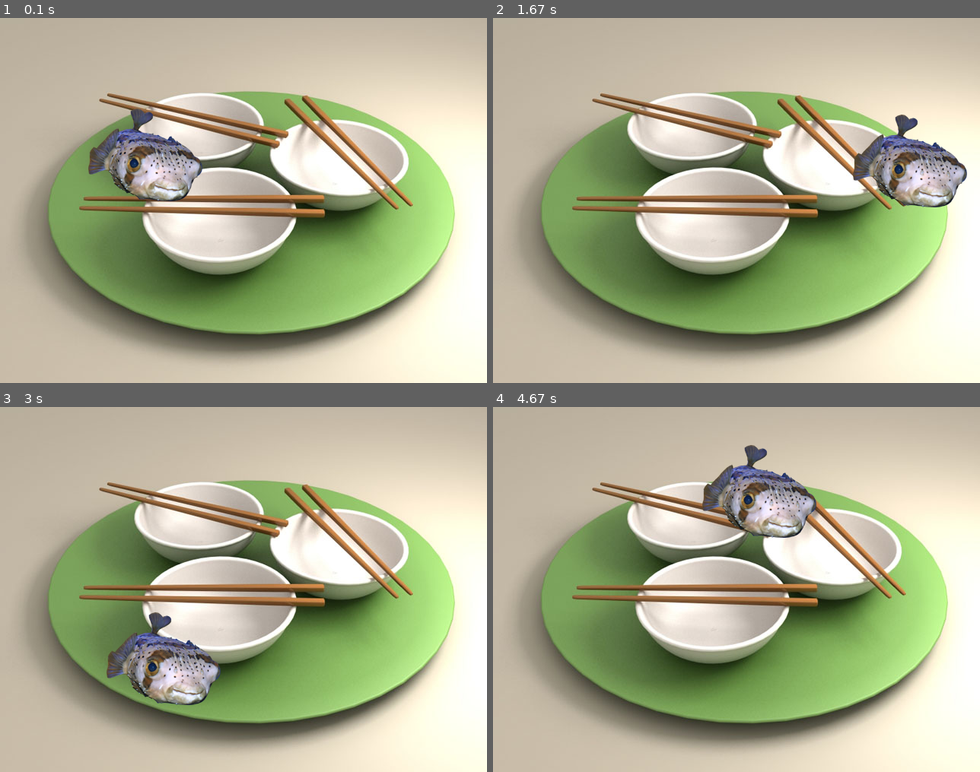
Above: before the commit, frames 1-4 (two rows, left to right).
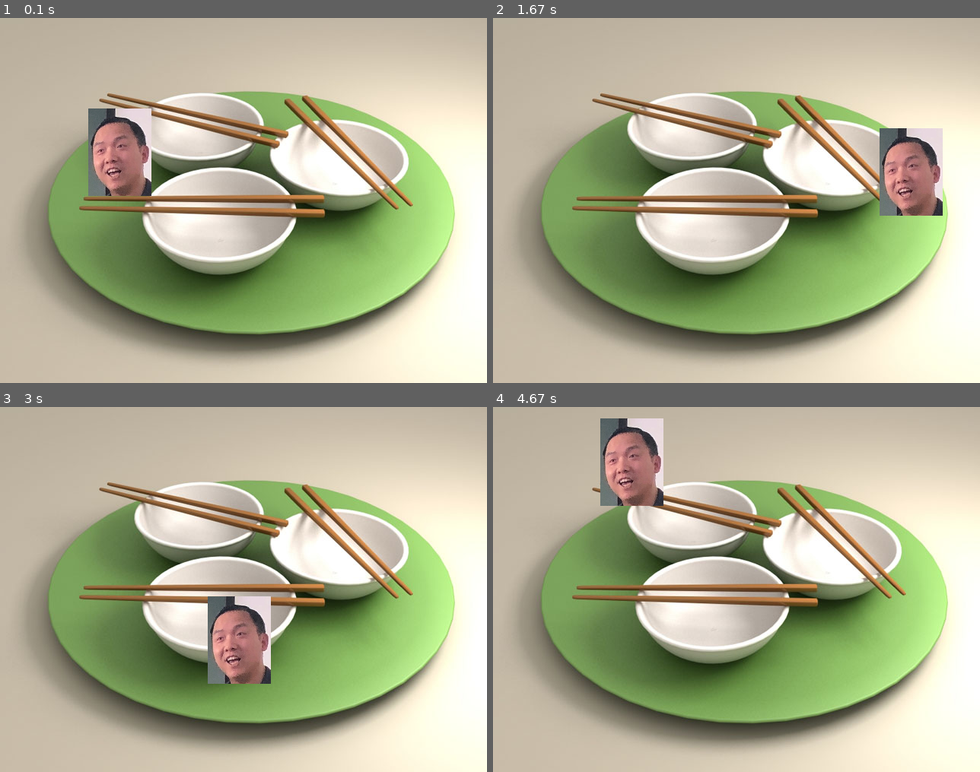
Above: after the commit, the same moments.

Repository: JY1Lnz/pygame
Game: pygame game, started from motion.py
Same seed, same stepped clock (60 frames per second), same inputs: the game is played once before the commit and once after it.
Inputs:
- Up to frame 1 (0.1 s): no input
- Up to frame 2 (1.67 s): no input
- Up to frame 3 (3 s): no input
- Up to frame 4 (4.67 s): no input

The runs differ from the first frame. In frame 1, 4.4% of the frame differs, in the area x 18-42%, y 24-51%; in frame 2, 4.1%; in frame 3, 6.3%; in frame 4, 6.4%, in the area x 22-67%, y 3-36%.

Commit message:
模电折磨

Diff:
--- a/keyboard.py
+++ b/keyboard.py
@@ -2,7 +2,7 @@
 from pygame.locals import *
 from sys import exit
 from vector_2d import vector
-from math import *
+from math kimport *
 
 pygame.init()
 
--- a/motion.py
+++ b/motion.py
@@ -3,12 +3,13 @@
 from sys import exit
 
 background_image_filenmae = 'sushiplate.jpg'
-sprite_image_filename = 'fugu.png'
+sprite_image_filename = 'modian.jpg'
 
 pygame.init()
 screen = pygame.display.set_mode((640, 480), 0, 32)
 background = pygame.image.load(background_image_filenmae).convert()
 sprite = pygame.image.load(sprite_image_filename)
+sprite = pygame.transform.scale(sprite, (int(sprite.get_width() / 2), int(sprite.get_height() / 2)))
 
 clock = pygame.time.Clock()  # Clock对象
 x, y = 100., 100.
--- /dev/null
+++ b/mouse.py
@@ -0,0 +1,43 @@
+import pygame
+from pygame.locals import *
+from sys import exit
+from vector_2d import vector
+from math import *
+
+pygame.init()
+
+screen = pygame.display.set_mode((640, 480), 0, 32)
+
+background_image_filename = 'sushiplate.jpg'
+sprite_image_filename = 'fugu.png'
+
+background = pygame.image.load(background_image_filename).convert()
+sprite = pygame.image.load(sprite_image_filename).convert_alpha()
+
+clock = pygame.time.Clock()
+
+pygame.mouse.set_visible(False)
+pygame.event.set_grab(False)
+
+sprite_pos = vector.Vector(200, 150)
+sprite_speed = 300.
+sprite_rotation = 0.
+sprite_rotation_speed = 360
+
+while True:
+
+    for event in pygame.event.get():
+        if event.type == QUIT:
+            exit()
+        if event.type == KEYDOWN:
+            if event.key == K_ESCAPE:
+                exit()
+
+    pressed_keys = pygame.key.get_pressed()
+
+    pressed_mouse = pygame.mouse.get_pressed()
+
+    rotation_direction = 0
+    movement_direction = 0
+
+    rotation_direction = pygame.mouse.get
Binary file added: modian.jpg
